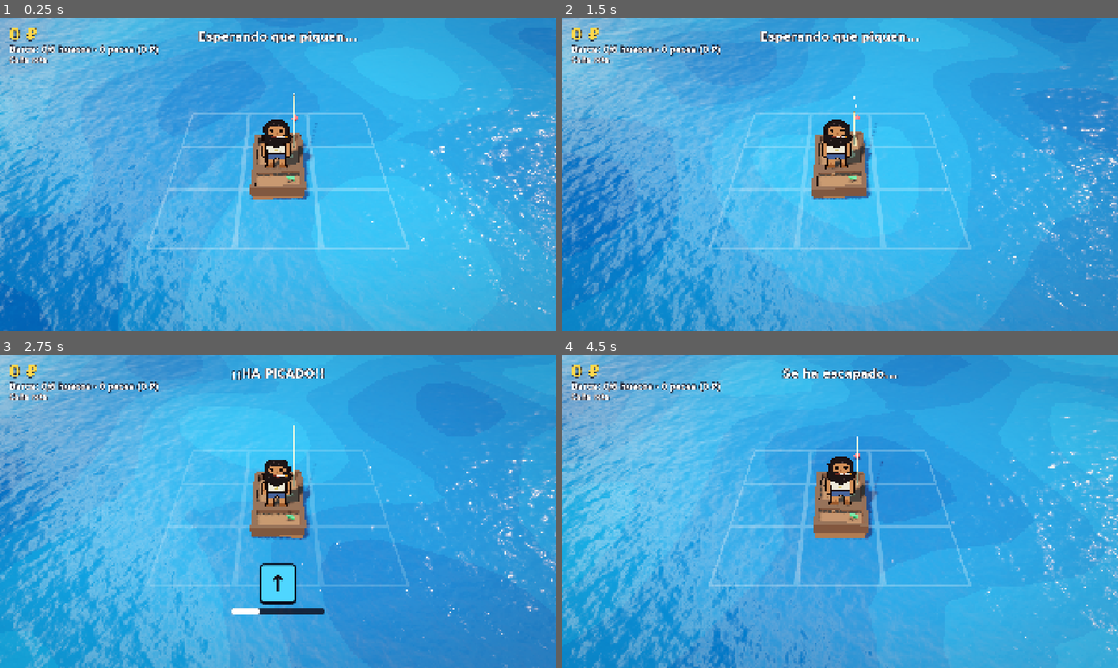
Above: before the commit, frames 1-4 (two rows, left to right).
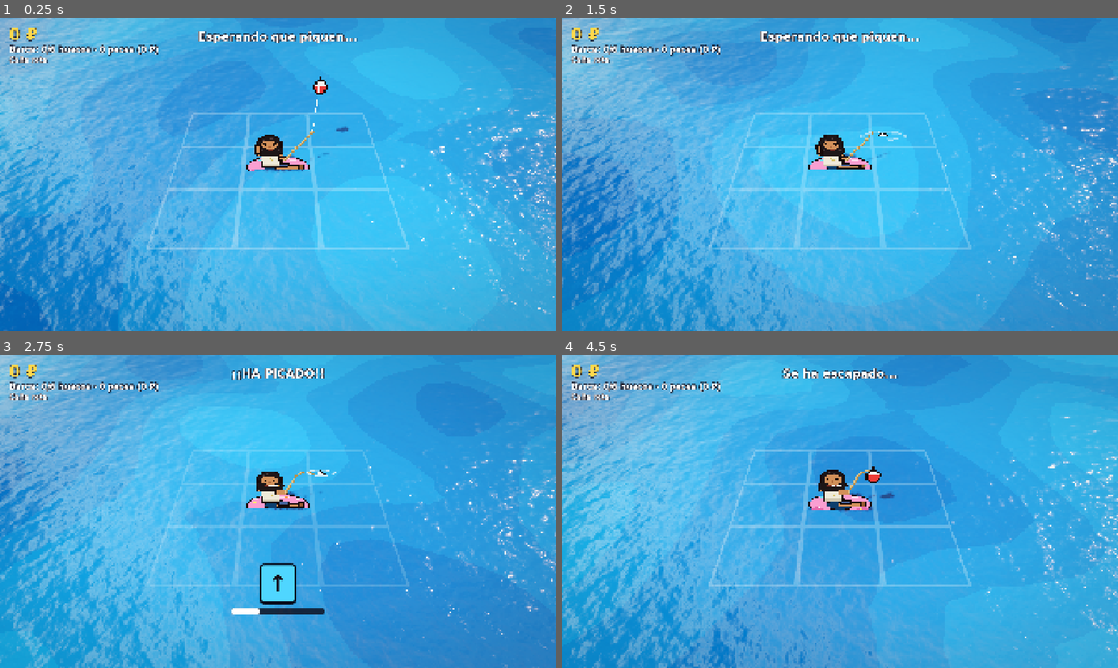
Above: after the commit, the same moments.

Repository: xNeku/FIshin
Game: Godot game, scene res://scenes/main.tscn
The game is run twice, just before and just after one commit, with the same random seed, the same clock (stepped at 60 frames per second) and the same inputs.
Inputs:
- Up to frame 1 (0.25 s): no input
- Up to frame 2 (1.5 s): hold W (mover_arriba) 0.53-1.28 s; hold Q (cambiar_modo) 0.53-1.28 s; hold S (mover_abajo) from 1.28 s (still down); tap Q (cambiar_modo) at 1.35 s
- Up to frame 3 (2.75 s): release S (mover_abajo) at 2.03 s; hold W (mover_arriba) from 2.03 s (still down); hold E (interactuar) from 2.03 s (still down); tap Q (cambiar_modo) at 2.3 s
- Up to frame 4 (4.5 s): release E (interactuar) at 2.78 s; tap D (mover_der) at 2.85 s; tap Q (cambiar_modo) at 3.05, 4.35 s; release W (mover_arriba) at 3.53 s; hold Q (cambiar_modo) 3.53-4.28 s; hold A (mover_izq) from 3.53 s (still down)

The runs differ from the first frame. In frame 1, 2.4% of the frame differs, in the area x 44-63%, y 18-58%; in frame 2, 2.3%; in frame 3, 2.3%; in frame 4, 2.5%, in the area x 44-60%, y 26-60%.

Commit message:
Prota en donut rosa: tumbado de chill con la caña en la mano, lanza el corcho con arco y salpicadura, ondas en el agua, pose de tirar al picar, trofeo tumbado y de pie sobre el donut con Q; foco del desenfoque que sigue a la cámara
Co-Authored-By: Claude Opus 5.5 <noreply@anthropic.com>
Claude-Session: https://claude.ai/code/session_019rcxv2gkMTX1eHoDeqRmkz

Diff:
--- a/scenes/mundo/barca.tscn
+++ b/scenes/mundo/barca.tscn
@@ -1,83 +1,21 @@
 [gd_scene format=3]
 
 [ext_resource type="Script" path="res://scripts/mundo/barca.gd" id="1_script"]
-[ext_resource type="Texture2D" path="res://art/personajes/naufrago.png" id="2_naufrago"]
-[ext_resource type="Texture2D" path="res://art/peces/kraken_bebe.png" id="3_pez"]
+[ext_resource type="Texture2D" path="res://art/personajes/naufrago_chill.png" id="2_chill"]
+[ext_resource type="Texture2D" path="res://art/personajes/naufrago_tira.png" id="3_tira"]
+[ext_resource type="Texture2D" path="res://art/personajes/donut.png" id="4_donut"]
+[ext_resource type="Texture2D" path="res://art/articulos/corcho.png" id="5_corcho"]
+[ext_resource type="Texture2D" path="res://art/mundo/onda.png" id="6_onda"]
+[ext_resource type="Texture2D" path="res://art/peces/kraken_bebe.png" id="7_pez"]
 
-[sub_resource type="StandardMaterial3D" id="m_madera"]
-albedo_color = Color(0.4196, 0.2588, 0.149, 1)
-roughness = 0.9
-
-[sub_resource type="StandardMaterial3D" id="m_madera_osc"]
-albedo_color = Color(0.2902, 0.1725, 0.09412, 1)
-roughness = 0.9
-
-[sub_resource type="StandardMaterial3D" id="m_parche"]
-albedo_color = Color(0.5412, 0.4784, 0.3216, 1)
-roughness = 0.9
-
-[sub_resource type="StandardMaterial3D" id="m_botella"]
-albedo_color = Color(0.1843, 0.4784, 0.2275, 1)
-roughness = 0.9
-metallic_specular = 0.8
-roughness = 0.2
-[sub_resource type="StandardMaterial3D" id="m_cana"]
-albedo_color = Color(0.7882, 0.6431, 0.4157, 1)
-roughness = 0.9
-
-[sub_resource type="StandardMaterial3D" id="m_flotador"]
-albedo_color = Color(0.9098, 0.2275, 0.2275, 1)
-roughness = 0.9
-roughness = 0.4
 [sub_resource type="StandardMaterial3D" id="m_sedal"]
-albedo_color = Color(0.9412, 0.9412, 0.9412, 1)
-roughness = 0.9
 shading_mode = 0
-[sub_resource type="BoxMesh" id="b_casco"]
-material = SubResource("m_madera")
-size = Vector3(1.3, 0.35, 2.4)
-
-[sub_resource type="BoxMesh" id="b_borda"]
-material = SubResource("m_madera_osc")
-size = Vector3(0.12, 0.28, 2.4)
-
-[sub_resource type="BoxMesh" id="b_popa"]
-material = SubResource("m_madera_osc")
-size = Vector3(1.42, 0.28, 0.12)
-
-[sub_resource type="BoxMesh" id="b_parche"]
-material = SubResource("m_parche")
-size = Vector3(0.42, 0.02, 0.5)
-
-[sub_resource type="BoxMesh" id="b_banco"]
-material = SubResource("m_madera_osc")
-size = Vector3(1.2, 0.08, 0.35)
-
-[sub_resource type="BoxMesh" id="b_remo"]
-material = SubResource("m_madera")
-size = Vector3(0.08, 0.04, 1.6)
-
-[sub_resource type="CylinderMesh" id="c_botella"]
-material = SubResource("m_botella")
-top_radius = 0.03
-bottom_radius = 0.06
-height = 0.25
-
-[sub_resource type="CylinderMesh" id="c_vara"]
-material = SubResource("m_cana")
-top_radius = 0.012
-bottom_radius = 0.028
-height = 1.8
-
-[sub_resource type="SphereMesh" id="s_flotador"]
-material = SubResource("m_flotador")
-radius = 0.1
-height = 0.2
+albedo_color = Color(0.95, 0.95, 0.92, 1)
 
 [sub_resource type="CylinderMesh" id="c_sedal"]
 material = SubResource("m_sedal")
-top_radius = 0.006
-bottom_radius = 0.006
+top_radius = 0.012
+bottom_radius = 0.012
 height = 1.0
 radial_segments = 4
 rings = 1
@@ -89,86 +27,92 @@
 
 [sub_resource type="QuadMesh" id="q_brillo"]
 material = SubResource("m_brillo")
-size = Vector2(0.04, 0.04)
+size = Vector2(0.05, 0.05)
+
+[sub_resource type="StandardMaterial3D" id="m_gota"]
+shading_mode = 0
+albedo_color = Color(0.85, 0.95, 1, 1)
+billboard_mode = 1
+
+[sub_resource type="QuadMesh" id="q_gota"]
+material = SubResource("m_gota")
+size = Vector2(0.07, 0.07)
 
 [node name="Barca" type="Node3D"]
 script = ExtResource("1_script")
+textura_chill = ExtResource("2_chill")
+textura_tira = ExtResource("3_tira")
 
-[node name="Casco" type="MeshInstance3D" parent="."]
-transform = Transform3D(1, 0, 0, 0, 1, 0, 0, 0, 1, 0, 0.05, 0)
-mesh = SubResource("b_casco")
-
-[node name="BordaIzq" type="MeshInstance3D" parent="."]
-transform = Transform3D(1, 0, 0, 0, 1, 0, 0, 0, 1, -0.65, 0.3, 0)
-mesh = SubResource("b_borda")
-
-[node name="BordaDer" type="MeshInstance3D" parent="."]
-transform = Transform3D(0.994522, 0.104528, 0, -0.104528, 0.994522, 0, 0, 0, 1, 0.65, 0.3, 0)
-mesh = SubResource("b_borda")
-
-[node name="Popa" type="MeshInstance3D" parent="."]
-transform = Transform3D(1, 0, 0, 0, 1, 0, 0, 0, 1, 0, 0.3, 1.2)
-mesh = SubResource("b_popa")
-
-[node name="Proa" type="MeshInstance3D" parent="."]
-transform = Transform3D(0.997564, -0.0697565, 0, 0.0697565, 0.997564, 0, 0, 0, 1, 0, 0.3, -1.2)
-mesh = SubResource("b_popa")
-
-[node name="Parche" type="MeshInstance3D" parent="."]
-transform = Transform3D(0.965926, 0, 0.258819, 0, 1, 0, -0.258819, 0, 0.965926, 0.2, 0.235, -0.5)
-mesh = SubResource("b_parche")
-
-[node name="Banco" type="MeshInstance3D" parent="."]
-transform = Transform3D(1, 0, 0, 0, 1, 0, 0, 0, 1, 0, 0.36, 0.35)
-mesh = SubResource("b_banco")
-
-[node name="Remo" type="MeshInstance3D" parent="."]
-transform = Transform3D(0.978148, 0, 0.207912, 0, 1, 0, -0.207912, 0, 0.978148, -0.35, 0.25, -0.3)
-mesh = SubResource("b_remo")
-
-[node name="Botella" type="MeshInstance3D" parent="."]
-transform = Transform3D(0.34202, -0.939693, 0, 0.939693, 0.34202, 0, 0, 0, 1, 0.35, 0.35, 0.75)
-mesh = SubResource("c_botella")
-
-[node name="Protagonista" type="Sprite3D" parent="."]
-transform = Transform3D(1, 0, 0, 0, 1, 0, 0, 0, 1, 0, 1.15, 0.35)
+[node name="Donut" type="Sprite3D" parent="."]
+transform = Transform3D(1, 0, 0, 0, 1, 0, 0, 0, 1, 0, 0.12, 0)
 billboard = 2
 alpha_cut = 1
 texture_filter = 0
 shaded = false
 pixel_size = 0.04
-texture = ExtResource("2_naufrago")
+texture = ExtResource("4_donut")
+
+[node name="Protagonista" type="Sprite3D" parent="."]
+transform = Transform3D(1, 0, 0, 0, 1, 0, 0, 0, 1, 0, 0.64, 0.05)
+billboard = 2
+alpha_cut = 1
+texture_filter = 0
+shaded = false
+pixel_size = 0.04
+texture = ExtResource("2_chill")
 
 [node name="Cana" type="Node3D" parent="."]
-transform = Transform3D(1, 0, 0, 0, 0.573576, 0.819152, 0, -0.819152, 0.573576, 0.45, 0.95, 0.15)
-
-[node name="Vara" type="MeshInstance3D" parent="Cana"]
-transform = Transform3D(1, 0, 0, 0, 1, 0, 0, 0, 1, 0, 0.9, 0)
-mesh = SubResource("c_vara")
 
 [node name="Punta" type="Marker3D" parent="Cana"]
-transform = Transform3D(1, 0, 0, 0, 1, 0, 0, 0, 1, 0, 1.8, 0)
+transform = Transform3D(1, 0, 0, 0, 1, 0, 0, 0, 1, 0.92, 1.4, 0.07)
 
 [node name="Sedal" type="MeshInstance3D" parent="."]
-transform = Transform3D(1, 0, 0, 0, 1, 0, 0, 0, 1, 0.5, 1, -2)
-mesh = SubResource("c_sedal")
 top_level = true
 cast_shadow = 0
+mesh = SubResource("c_sedal")
 
-[node name="Flotador" type="MeshInstance3D" parent="."]
-transform = Transform3D(1, 0, 0, 0, 1, 0, 0, 0, 1, 0.6, 0.05, -2.8)
-mesh = SubResource("s_flotador")
+[node name="Flotador" type="Sprite3D" parent="."]
 top_level = true
+billboard = 2
+alpha_cut = 1
+texture_filter = 0
+shaded = false
+pixel_size = 0.06
+texture = ExtResource("5_corcho")
+
+[node name="Ondas" type="Sprite3D" parent="."]
+transform = Transform3D(1, 0, 0, 0, 0, 1, 0, -1, 0, 0, 0.03, 0)
+top_level = true
+visible = false
+transparent = true
+texture_filter = 0
+shaded = false
+pixel_size = 0.05
+texture = ExtResource("6_onda")
+
+[node name="Salpicadura" type="CPUParticles3D" parent="."]
+top_level = true
+emitting = false
+amount = 12
+lifetime = 0.7
+one_shot = true
+explosiveness = 0.95
+mesh = SubResource("q_gota")
+direction = Vector3(0, 1, 0)
+spread = 40.0
+gravity = Vector3(0, -9, 0)
+initial_velocity_min = 2.0
+initial_velocity_max = 3.5
 
 [node name="PezLevantado" type="Sprite3D" parent="."]
-transform = Transform3D(1, 0, 0, 0, 1, 0, 0, 0, 1, 0, 2.2, 0.35)
+transform = Transform3D(1, 0, 0, 0, 1, 0, 0, 0, 1, 0, 1.75, 0.08)
 visible = false
 billboard = 1
 alpha_cut = 1
 texture_filter = 0
 shaded = false
 pixel_size = 0.05
-texture = ExtResource("3_pez")
+texture = ExtResource("7_pez")
 
 [node name="LuzTrofeo" type="SpotLight3D" parent="."]
 transform = Transform3D(1, 0, 0, 0, 0, 1, 0, -1, 0, 0, 5, 0.35)
@@ -179,7 +123,7 @@
 spot_angle = 16.0
 
 [node name="Brillos" type="CPUParticles3D" parent="."]
-transform = Transform3D(1, 0, 0, 0, 1, 0, 0, 0, 1, 0, 2.2, 0.35)
+transform = Transform3D(1, 0, 0, 0, 1, 0, 0, 0, 1, 0, 1.75, 0.08)
 emitting = false
 amount = 30
 lifetime = 1.2
--- a/scripts/efectos/pixelador.gd
+++ b/scripts/efectos/pixelador.gd
@@ -21,6 +21,8 @@
 
 var _atributos: CameraAttributesPractical
 var _tween: Tween
+var _enfocando: bool = false
+var _punto: Vector3 = Vector3.ZERO
 
 
 func _ready() -> void:
@@ -43,6 +45,15 @@
 	camara.fov = camara_fuente.fov
 	camara.h_offset = camara_fuente.h_offset
 	camara.v_offset = camara_fuente.v_offset
+	# La cámara se acerca durante la cinemática: el foco se recalcula cada frame.
+	if _enfocando:
+		_enfocar()
+
+
+func _enfocar() -> void:
+	var d: float = camara.global_position.distance_to(_punto)
+	_atributos.dof_blur_far_distance = d + margen_nitido
+	_atributos.dof_blur_near_distance = maxf(0.1, d - margen_nitido)
 
 
 ## Activa o quita el desenfoque de maqueta, enfocando un punto del mundo.
@@ -51,11 +62,11 @@
 		return
 	if _tween:
 		_tween.kill()
+	_enfocando = activo
 	if activo:
-		var d: float = camara.global_position.distance_to(punto)
-		_atributos.dof_blur_far_distance = d + margen_nitido
+		_punto = punto
+		_enfocar()
 		_atributos.dof_blur_far_transition = transicion
-		_atributos.dof_blur_near_distance = maxf(0.5, d - margen_nitido)
 		_atributos.dof_blur_near_transition = transicion * 0.5
 		_atributos.dof_blur_far_enabled = true
 		_atributos.dof_blur_near_enabled = true
--- a/scripts/jugador/jugador.gd
+++ b/scripts/jugador/jugador.gd
@@ -18,7 +18,7 @@
 @export_group("Movimiento")
 @export var velocidad: float = 4.0
 ## Altura de los pies sobre cada suelo.
-@export var altura_barca: float = 0.23
+@export var altura_barca: float = 0.2
 @export var altura_tierra: float = 0.27
 ## Margen hasta el borde de la casilla.
 @export var margen_borde: float = 0.25
@@ -82,7 +82,8 @@
 	andando = true
 	Juego.en_movimiento = true
 	pesca.pausar()
-	position = Vector3(0.0, altura_barca, 0.3)
+	# Se pone de pie sobre el donut.
+	position = Vector3(0.0, altura_barca, 0.1)
 	visible = true
 	for n: Node3D in ocultar_al_andar:
 		n.visible = false
--- a/scripts/mundo/barca.gd
+++ b/scripts/mundo/barca.gd
@@ -1,77 +1,169 @@
 extends Node3D
-## Barca del náufrago: balanceo, caña, sedal y flotador. Solo visual; reacciona a la pesca.
+## El náufrago de chill en su donut: pose según la pesca, caña con sedal hasta el corcho,
+## lanzado y recogida del corcho, y ondas en el agua. Solo visual; reacciona a la Pesca.
 
 @export var pesca: Pesca
 
+@export_group("Poses")
+@export var textura_chill: Texture2D
+@export var textura_tira: Texture2D
+## Píxel de la punta de la caña en cada sprite (para atar el sedal).
+@export var punta_chill: Vector2i = Vector2i(47, 1)
+@export var punta_tira: Vector2i = Vector2i(46, 4)
+
 @export_group("Balanceo")
-@export var balanceo_grados: float = 2.5
+@export var balanceo_grados: float = 1.5
 @export var velocidad_balanceo: float = 1.1
 @export var flote: float = 0.04
 ## Balanceo extra al tope de intensidad (tensión).
-@export var balanceo_tension: float = 4.0
+@export var balanceo_tension: float = 3.0
 
-@export_group("Caña")
-## Lo que se dobla la caña al tope de intensidad (grados).
-@export var doblez_cana: float = 25.0
-
-@export_group("Flotador")
-@export var hundimiento_picada: float = 0.25
+@export_group("Corcho")
+## Dónde cae el corcho, relativo al donut.
+@export var punto_corcho: Vector3 = Vector3(1.4, 0.0, -1.7)
+@export var duracion_lanzado: float = 0.55
+@export var altura_lanzado: float = 1.6
+@export var hundimiento_picada: float = 0.18
 @export var temblor_maximo: float = 0.12
 
+@export_group("Ondas")
+@export var periodo_calma: float = 2.0
+@export var periodo_picada: float = 0.45
+@export var escala_onda: float = 2.2
+
 @onready var protagonista: Sprite3D = $Protagonista
-@onready var cana: Node3D = $Cana
-@onready var punta: Node3D = $Cana/Punta
+@onready var punta: Marker3D = $Cana/Punta
 @onready var sedal: Node3D = $Sedal
 @onready var flotador: Node3D = $Flotador
+@onready var ondas: Sprite3D = $Ondas
+@onready var salpicadura: CPUParticles3D = $Salpicadura
 
 var _t: float = 0.0
-var _pos_flotador: Vector3
-var _rot_cana: Vector3
-var _escala_prota: Vector3
+var _intensidad: float = 0.0
 var _hundido: float = 0.0
-var _intensidad: float = 0.0
+var _corcho_en_agua: bool = false
+var _volando: bool = false
+var _t_onda: float = 0.0
 
 
 func _ready() -> void:
-	_pos_flotador = flotador.global_position
-	_rot_cana = cana.rotation
-	_escala_prota = protagonista.scale
+	_poner_pose(textura_chill, punta_chill)
+	flotador.global_position = punta.global_position
+	ondas.visible = false
 	if pesca:
-		pesca.pez_pica.connect(func(_p: PezData) -> void: _hundido = hundimiento_picada)
+		pesca.estado_cambiado.connect(_on_estado)
+		pesca.pez_pica.connect(func(_p: PezData) -> void:
+			_hundido = hundimiento_picada
+			_poner_pose(textura_tira, punta_tira)
+			_salpicar(18))
 		pesca.acierto.connect(func(_i: int, _n: int) -> void: _apretar())
 		pesca.intensidad_cambiada.connect(func(i: float) -> void: _intensidad = i)
+		_on_estado(pesca.estado)
+
+
+func _on_estado(e: Pesca.Estado) -> void:
+	match e:
+		Pesca.Estado.ESPERANDO:
+			_poner_pose(textura_chill, punta_chill)
+			if not _corcho_en_agua:
+				_lanzar()
+		Pesca.Estado.RESULTADO, Pesca.Estado.INACTIVO:
+			_recoger()
 
 
 func _process(delta: float) -> void:
 	_t += delta
 	var tension: float = _intensidad * balanceo_tension
 	rotation_degrees.z = sin(_t * velocidad_balanceo) * (balanceo_grados + tension)
-	rotation_degrees.x = sin(_t * velocidad_balanceo * 0.7) * (balanceo_grados + tension) * 0.5
 	position.y = sin(_t * velocidad_balanceo * 1.3) * flote
-	cana.rotation = _rot_cana + Vector3(deg_to_rad(doblez_cana * _intensidad), 0.0, 0.0)
 
-	var activo: bool = pesca != null and pesca.en_curso()
-	_hundido = lerpf(_hundido, 0.08 if activo else 0.0, 1.0 - exp(-3.0 * delta))
-	var temblor := Vector3.ZERO
-	if activo:
-		var amp: float = 0.02 + temblor_maximo * _intensidad
-		temblor = Vector3(randf_range(-amp, amp), randf_range(-amp, amp) * 0.5, randf_range(-amp, amp))
-	flotador.global_position = _pos_flotador + Vector3(0.0, sin(_t * 2.0) * 0.03 - _hundido, 0.0) + temblor
+	if _corcho_en_agua and not _volando:
+		var activo: bool = pesca != null and pesca.en_curso()
+		_hundido = lerpf(_hundido, 0.06 if activo else 0.0, 1.0 - exp(-3.0 * delta))
+		var temblor := Vector3.ZERO
+		if activo:
+			var amp: float = 0.02 + temblor_maximo * _intensidad
+			temblor = Vector3(randf_range(-amp, amp), 0.0, randf_range(-amp, amp))
+		flotador.global_position = _punto_agua() + Vector3(0.0, sin(_t * 2.0) * 0.03 - _hundido, 0.0) + temblor
+		_animar_ondas(delta, activo)
 	_colocar_sedal()
+
+
+func _punto_agua() -> Vector3:
+	return global_position * Vector3(1, 0, 1) + punto_corcho + Vector3.UP * 0.05
+
+
+## Coloca la pose y mueve la punta de la caña al píxel que toca en ese sprite.
+func _poner_pose(textura: Texture2D, pixel: Vector2i) -> void:
+	if textura:
+		protagonista.texture = textura
+	var t: Texture2D = protagonista.texture
+	var ps: float = protagonista.pixel_size
+	punta.position = protagonista.position + Vector3((pixel.x - t.get_width() * 0.5) * ps, (t.get_height() * 0.5 - pixel.y) * ps, 0.02)
+
+
+func _lanzar() -> void:
+	_volando = true
+	ondas.visible = false
+	var desde: Vector3 = punta.global_position
+	var hasta: Vector3 = _punto_agua()
+	var tw := create_tween()
+	tw.tween_method(func(k: float) -> void:
+		flotador.global_position = desde.lerp(hasta, k) + Vector3.UP * sin(k * PI) * altura_lanzado, 0.0, 1.0, duracion_lanzado).set_trans(Tween.TRANS_SINE).set_ease(Tween.EASE_IN_OUT)
+	await tw.finished
+	_volando = false
+	_corcho_en_agua = true
+	_salpicar(8)
+	_t_onda = periodo_calma
+
+
+func _recoger() -> void:
+	if not _corcho_en_agua:
+		return
+	_corcho_en_agua = false
+	_volando = true
+	ondas.visible = false
+	var desde: Vector3 = flotador.global_position
+	var tw := create_tween()
+	tw.tween_method(func(k: float) -> void:
+		flotador.global_position = desde.lerp(punta.global_position, k) + Vector3.UP * sin(k * PI) * 0.6, 0.0, 1.0, 0.35)
+	await tw.finished
+	_volando = false
+
+
+func _animar_ondas(delta: float, activo: bool) -> void:
+	var periodo: float = periodo_picada if activo else periodo_calma
+	_t_onda += delta
+	if _t_onda >= periodo:
+		_t_onda = 0.0
+	var k: float = _t_onda / periodo
+	ondas.visible = true
+	ondas.global_position = _punto_agua() + Vector3.UP * 0.03
+	ondas.scale = Vector3.ONE * lerpf(0.4, escala_onda, k)
+	ondas.modulate.a = 1.0 - k
+
+
+func _salpicar(cantidad: int) -> void:
+	salpicadura.global_position = flotador.global_position
+	salpicadura.amount = maxi(1, cantidad)
+	salpicadura.restart()
+	salpicadura.emitting = true
 
 
 func _colocar_sedal() -> void:
 	var a: Vector3 = punta.global_position
-	var b: Vector3 = flotador.global_position
+	var b: Vector3 = flotador.global_position + Vector3.UP * 0.12
 	var dir: Vector3 = b - a
 	var largo: float = dir.length()
-	if largo < 0.001:
+	if largo < 0.05:
+		sedal.visible = false
 		return
+	sedal.visible = protagonista.visible
 	var base := Basis(Quaternion(Vector3.UP, dir / largo)) * Basis.from_scale(Vector3(1.0, largo, 1.0))
 	sedal.global_transform = Transform3D(base, a + dir * 0.5)
 
 
 func _apretar() -> void:
 	var tw := create_tween()
-	protagonista.scale = _escala_prota * Vector3(1.12, 0.9, 1.0)
-	tw.tween_property(protagonista, "scale", _escala_prota, 0.15).set_trans(Tween.TRANS_BACK).set_ease(Tween.EASE_OUT)
+	protagonista.scale = Vector3(1.08, 0.94, 1.0)
+	tw.tween_property(protagonista, "scale", Vector3.ONE, 0.15).set_trans(Tween.TRANS_BACK).set_ease(Tween.EASE_OUT)
--- a/scripts/ui/hud.gd
+++ b/scripts/ui/hud.gd
@@ -111,7 +111,8 @@
 	cebo.visible = not Juego.cebo.is_empty()
 	if cebo.visible:
 		cebo.text = "Cebo: %d pescas" % int(Juego.cebo.pescas)
-	aviso.visible = barco != null and barco.puede_hablar()
+	aviso.visible = barco != null and barco.puede_hablar() and not (celebracion and celebracion.celebrando) \
+		and not (pesca and pesca.en_curso())
 	if aviso.visible:
 		aviso.text = "[E] Hablar con el comerciante"
 	var texto_modo: String = jugador.ayuda() if jugador else ""
Binary file added: art/articulos/corcho.png
Not shown, added: art/articulos/corcho.png.import
Binary file added: art/mundo/onda.png
Not shown, added: art/mundo/onda.png.import
Binary file added: art/personajes/donut.png
Not shown, added: art/personajes/donut.png.import
Binary file added: art/personajes/naufrago_chill.png
Not shown, added: art/personajes/naufrago_chill.png.import
Binary file added: art/personajes/naufrago_tira.png
Not shown, added: art/personajes/naufrago_tira.png.import
Binary file changed: art/personajes/naufrago_trofeo.png
